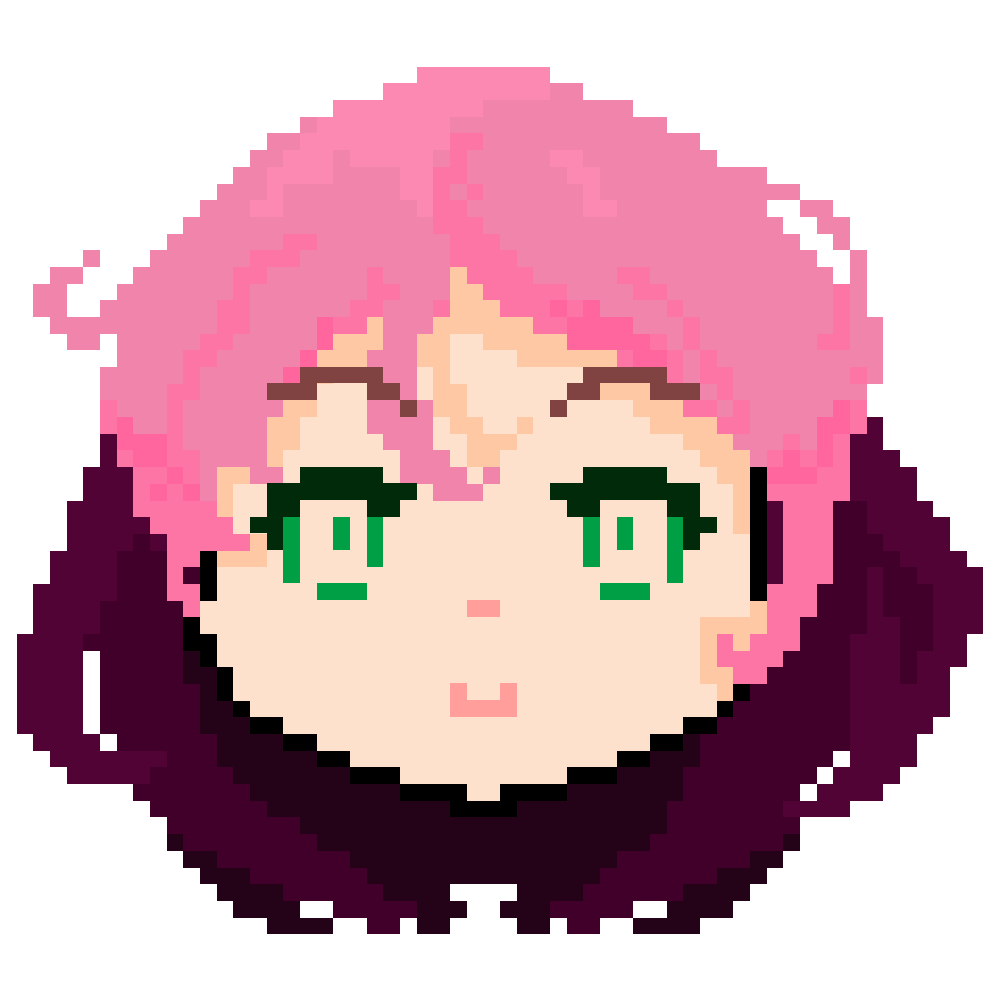
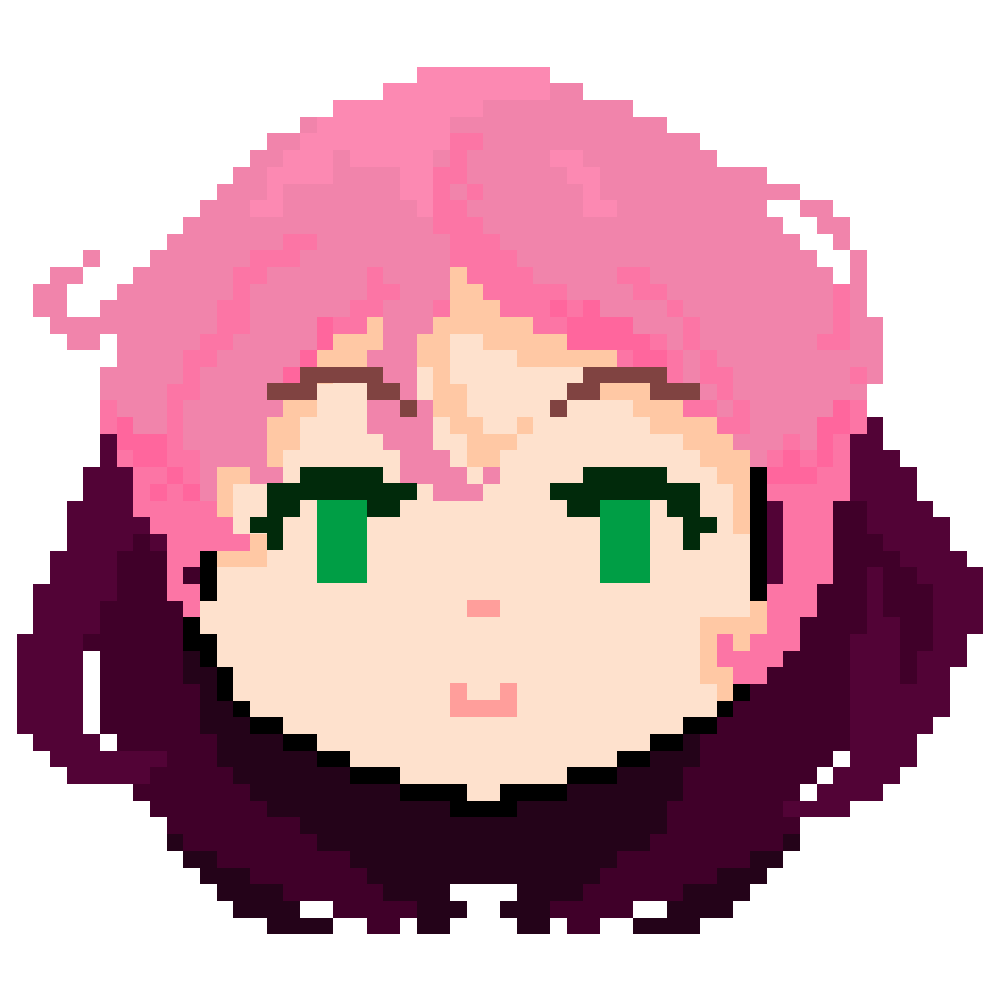
Layers edited between the first and the second w=1000, h=1000 image:
painted on "idle" over [283, 500, 683, 600]
